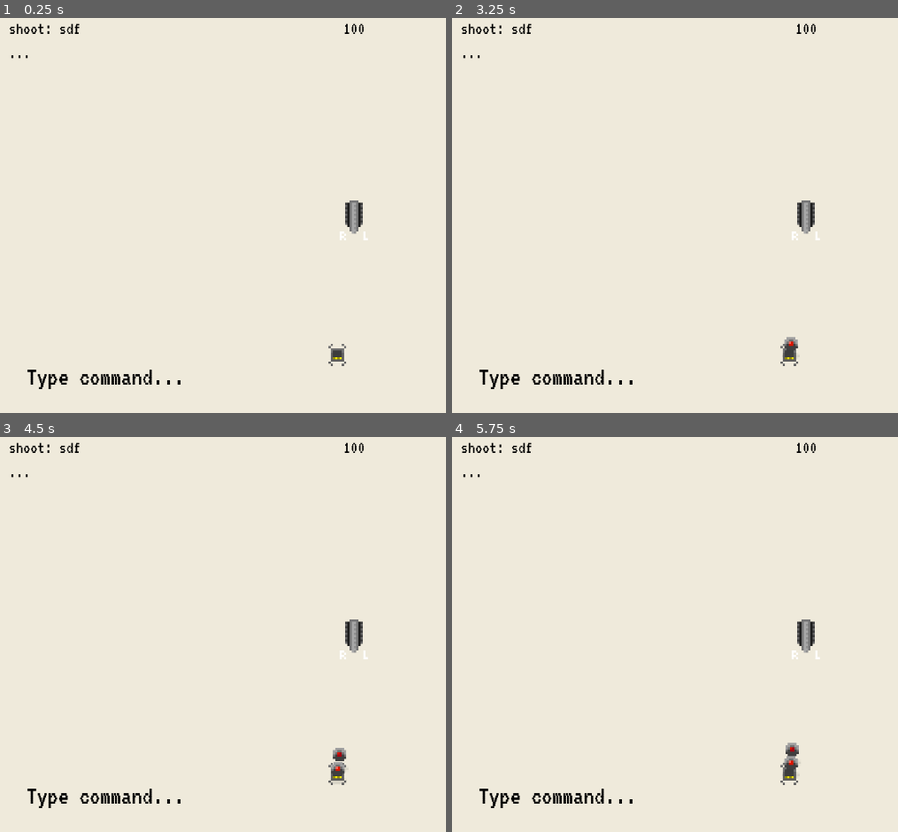
Above: before the commit, frames 1-4 (two rows, left to right).
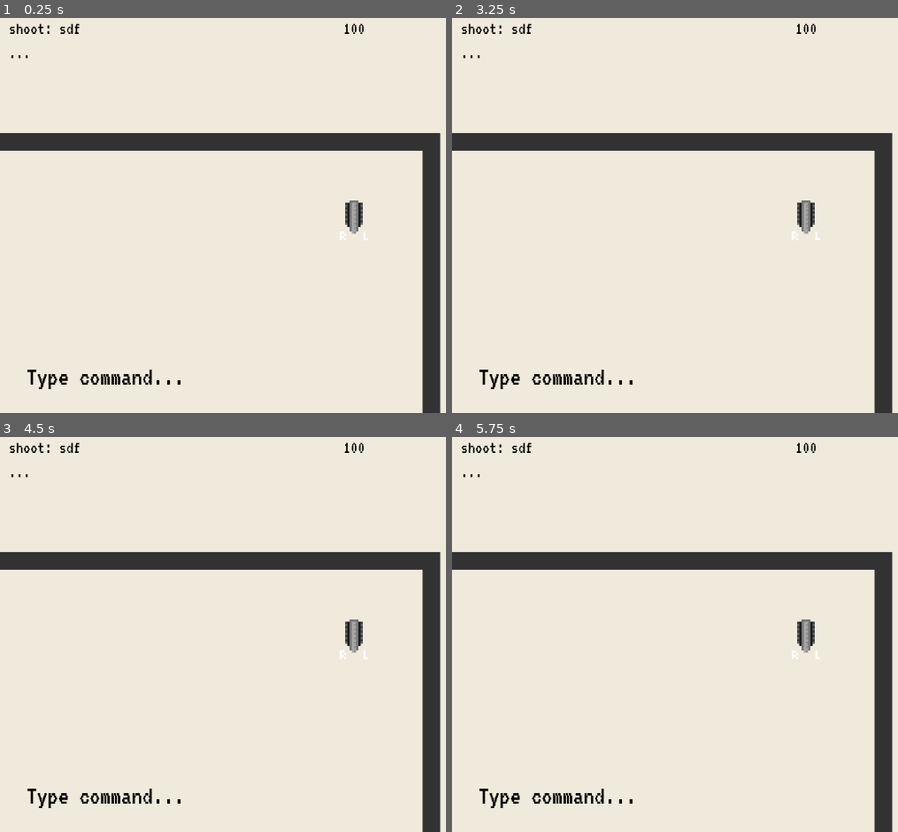
Above: after the commit, the same moments.

Repository: Anudin/LD41
Game: Godot game, scene res://Main.tscn
The game is run twice, just before and just after one commit, with the same random seed, the same clock (stepped at 60 frames per second) and the same inputs.
Inputs:
- Up to frame 1 (0.25 s): no input
- Up to frame 2 (3.25 s): tap Enter at 0.5, 0.6, 2, 2.85 s; tap Space at 0.77, 1.25, 1.52, 2.75, 3.02 s; tap Backspace at 1.35 s; tap Delete at 2.1 s
- Up to frame 3 (4.5 s): tap Backspace at 3.6 s; tap Space at 3.77 s; tap Enter at 4.25 s; tap Delete at 4.35 s
- Up to frame 4 (5.75 s): tap Space at 4.52 s; tap Enter at 5.1 s

The runs differ from the first frame. In frame 1, 7.3% of the frame differs, in the area x 0-99%, y 29-100%; in frame 2, 7.4%; in frame 3, 7.5%; in frame 4, 7.5%.

Commit message:
Add obstacles

Diff:
--- a/AI/AI.tscn
+++ b/AI/AI.tscn
@@ -9,9 +9,8 @@
 [ext_resource path="res://AI/explosion4_bloody.png" type="Texture" id=7]
 [ext_resource path="res://AI/explosion5_bloody .png" type="Texture" id=8]
 [ext_resource path="res://AI/AI.gd" type="Script" id=9]
-[ext_resource path="res://Components/RestrictToScreen.tscn" type="PackedScene" id=10]
-[ext_resource path="res://AI/AttackPlayer.tscn" type="PackedScene" id=11]
-[ext_resource path="res://AI/shadow.png" type="Texture" id=12]
+[ext_resource path="res://AI/AttackPlayer.tscn" type="PackedScene" id=10]
+[ext_resource path="res://AI/shadow.png" type="Texture" id=11]
 
 [sub_resource type="SpriteFrames" id=1]
 
@@ -67,13 +66,9 @@
 script = ExtResource( 9 )
 _sections_unfolded = [ "Offset", "Transform" ]
 
-[node name="RestrictToScreen" parent="." index="0" instance=ExtResource( 10 )]
+[node name="AttackPlayer" parent="." index="0" instance=ExtResource( 10 )]
 
-extend = Vector2( 12, 12 )
-
-[node name="AttackPlayer" parent="." index="1" instance=ExtResource( 11 )]
-
-[node name="Area2D" type="Area2D" parent="." index="2"]
+[node name="Area2D" type="Area2D" parent="." index="1"]
 
 input_pickable = true
 gravity_vec = Vector2( 0, 1 )
@@ -92,21 +87,21 @@
 
 [node name="ExplosionTrigger" type="CollisionShape2D" parent="Area2D" index="1"]
 
-shape = SubResource( 4 )
+shape = SubResource( 3 )
 
-[node name="AnimationPlayer" type="AnimationPlayer" parent="." index="3"]
+[node name="AnimationPlayer" type="AnimationPlayer" parent="." index="2"]
 
 root_node = NodePath("..")
 autoplay = "wobble"
 playback_process_mode = 1
 playback_default_blend_time = 0.0
 playback_speed = 1.0
-anims/wobble = SubResource( 3 )
+anims/wobble = SubResource( 4 )
 blend_times = [  ]
 _sections_unfolded = [ "Playback Options" ]
 
-[node name="Shadow" type="Sprite" parent="." index="4"]
+[node name="Shadow" type="Sprite" parent="." index="3"]
 
-texture = ExtResource( 12 )
+texture = ExtResource( 11 )
 
 [connection signal="area_shape_entered" from="Area2D" to="AttackPlayer" method="_on_area_shape_entered"]
--- a/Main.tscn
+++ b/Main.tscn
@@ -3,7 +3,7 @@
 [ext_resource path="res://Main.gd" type="Script" id=1]
 [ext_resource path="res://fonts/VT323-Regular.ttf" type="DynamicFontData" id=2]
 [ext_resource path="res://TextInput/TextInput.tscn" type="PackedScene" id=3]
-[ext_resource path="res://environment/Tree.tscn" type="PackedScene" id=4]
+[ext_resource path="res://environment/Wall.tscn" type="PackedScene" id=4]
 [ext_resource path="res://Spawns/Spawn.tscn" type="PackedScene" id=5]
 [ext_resource path="res://Player/Player.tscn" type="PackedScene" id=6]
 
@@ -15,12 +15,12 @@
 font_data = ExtResource( 2 )
 _sections_unfolded = [ "Font", "Settings" ]
 
-[node name="Main" type="Node2D" index="0"]
+[node name="Main" type="Node2D"]
 
 script = ExtResource( 1 )
 __meta__ = {
 "_edit_horizontal_guides_": [  ],
-"_edit_vertical_guides_": [ -527.848 ]
+"_edit_vertical_guides_": [  ]
 }
 
 [node name="UI" type="CanvasLayer" parent="." index="0"]
@@ -114,54 +114,27 @@
 
 [node name="Level" type="Node2D" parent="." index="1"]
 
-editor/display_folded = true
+[node name="Wall" parent="Level" index="0" instance=ExtResource( 4 )]
 
-[node name="Tree" parent="Level" index="0" instance=ExtResource( 4 )]
+position = Vector2( 640, -16 )
+width = 1280
 
-visible = false
-position = Vector2( 309.778, 258.723 )
+[node name="Wall2" parent="Level" index="1" instance=ExtResource( 4 )]
 
-[node name="Tree2" parent="Level" index="1" instance=ExtResource( 4 )]
+position = Vector2( 640, 736 )
+width = 1280
 
-visible = false
-position = Vector2( 408.428, 342.166 )
+[node name="Wall3" parent="Level" index="2" instance=ExtResource( 4 )]
 
-[node name="Tree3" parent="Level" index="2" instance=ExtResource( 4 )]
+position = Vector2( -16, 360 )
+height = 790
 
-visible = false
-position = Vector2( 692.232, 149.151 )
+[node name="Wall4" parent="Level" index="3" instance=ExtResource( 4 )]
 
-[node name="Tree4" parent="Level" index="3" instance=ExtResource( 4 )]
+position = Vector2( 1296, 360 )
+height = 790
 
-visible = false
-position = Vector2( 589.696, 402.778 )
-
-[node name="Tree5" parent="Level" index="4" instance=ExtResource( 4 )]
-
-visible = false
-position = Vector2( 1158.59, 176.91 )
-
-[node name="Tree6" parent="Level" index="5" instance=ExtResource( 4 )]
-
-visible = false
-position = Vector2( 819.924, 200.968 )
-
-[node name="Tree7" parent="Level" index="6" instance=ExtResource( 4 )]
-
-visible = false
-position = Vector2( 1137.47, 528.62 )
-
-[node name="Tree8" parent="Level" index="7" instance=ExtResource( 4 )]
-
-visible = false
-position = Vector2( 830.276, 589.69 )
-
-[node name="Tree9" parent="Level" index="8" instance=ExtResource( 4 )]
-
-visible = false
-position = Vector2( 319.598, 436.548 )
-
-[node name="Spawn" parent="Level" index="9" instance=ExtResource( 5 )]
+[node name="Spawn" parent="Level" index="4" instance=ExtResource( 5 )]
 
 position = Vector2( 638.946, 615.432 )
 
@@ -171,10 +144,11 @@
 
 [node name="Player" parent="." index="4" instance=ExtResource( 6 )]
 
-position = Vector2( 668.527, 360 )
+position = Vector2( 1156.39, 114.419 )
 
-[node name="PlayerCamera" type="Camera2D" parent="Player" index="5"]
+[node name="PlayerCamera" type="Camera2D" parent="Player" index="4"]
 
+visible = false
 scale = Vector2( 0.25, 0.25 )
 anchor_mode = 1
 rotating = false
--- a/Player/Bullet.gd
+++ b/Player/Bullet.gd
@@ -3,7 +3,7 @@
 var AI = preload("res://AI/AI.gd")
 
 var direction = Vector2(0,0)
-var speed = 600
+var speed = 800
 
 func _ready():
 	# Called every time the node is added to the scene.
@@ -20,6 +20,7 @@
 	queue_free()
 
 func _on_area_shape_entered(area_id, area, area_shape, self_shape):
-	if area.get_parent().name == "AI" and area_shape == area.get_parent().collider_id:
+	if (area.get_parent().name == "AI" and area_shape == area.get_parent().collider_id) or \
+	area.is_in_group("walls"):
 		$Area2D/CollisionShape2D.disabled = true
 		queue_free()
--- a/Player/Player.gd
+++ b/Player/Player.gd
@@ -8,6 +8,7 @@
 
 var direction = Vector2(0,1)
 var velocity = Vector2(0,0)
+var last_position
 
 var health = 100
 
@@ -15,7 +16,13 @@
 	emit_signal("health_changed", health)
 
 func _process(delta):
+	last_position = position
 	position += velocity * delta
+
+	if velocity != Vector2(0,0):
+		play("default")
+	else:
+		stop()
 
 func _on_text_command(command):
 	movement(command)
@@ -40,17 +47,14 @@
 	elif command == "stop":
 		velocity = Vector2(0,0)
 
-	if velocity != Vector2(0,0):
-		play("default")
-	else:
-		stop()
-
 	$right_marker.global_rotation = 0
 	$left_marker.global_rotation = 0
-
-func _on_screen_collision():
-	pass
 
 func _on_hit():
 	health -= 25
 	emit_signal("health_changed", health)
+
+func _on_area_shape_entered(area_id, area, area_shape, self_shape):
+	if area.is_in_group("walls"):
+		position = last_position
+		velocity = Vector2(0,0)
--- a/Player/Player.tscn
+++ b/Player/Player.tscn
@@ -1,12 +1,11 @@
-[gd_scene load_steps=10 format=2]
+[gd_scene load_steps=9 format=2]
 
 [ext_resource path="res://Player/player0.png" type="Texture" id=1]
 [ext_resource path="res://Player/player1.png" type="Texture" id=2]
 [ext_resource path="res://Player/Player.gd" type="Script" id=3]
-[ext_resource path="res://Components/RestrictToScreen.tscn" type="PackedScene" id=4]
-[ext_resource path="res://Player/debug_arrow.png" type="Texture" id=5]
-[ext_resource path="res://Player/right_marker.png" type="Texture" id=6]
-[ext_resource path="res://Player/left_marker.png" type="Texture" id=7]
+[ext_resource path="res://Player/debug_arrow.png" type="Texture" id=4]
+[ext_resource path="res://Player/right_marker.png" type="Texture" id=5]
+[ext_resource path="res://Player/left_marker.png" type="Texture" id=6]
 
 [sub_resource type="SpriteFrames" id=1]
 
@@ -22,7 +21,7 @@
 custom_solver_bias = 0.0
 extents = Vector2( 4.02826, 7.48546 )
 
-[node name="Player" type="AnimatedSprite" index="0"]
+[node name="Player" type="AnimatedSprite"]
 
 scale = Vector2( 4, 4 )
 frames = SubResource( 1 )
@@ -31,11 +30,7 @@
 script = ExtResource( 3 )
 _sections_unfolded = [ "Offset", "Transform", "Visibility" ]
 
-[node name="RestrictToScreen" parent="." index="0" instance=ExtResource( 4 )]
-
-extend = Vector2( 16, 20 )
-
-[node name="Area2D" type="Area2D" parent="." index="1"]
+[node name="Area2D" type="Area2D" parent="." index="0"]
 
 position = Vector2( 0.0863914, 0.712502 )
 input_pickable = true
@@ -45,28 +40,31 @@
 angular_damp = 1.0
 audio_bus_override = false
 audio_bus_name = "Master"
+_sections_unfolded = [ "Collision" ]
 
 [node name="CollisionShape2D" type="CollisionShape2D" parent="Area2D" index="0"]
 
 position = Vector2( -0.0484276, 0.67799 )
 shape = SubResource( 2 )
 
-[node name="DebugArrow" type="Sprite" parent="." index="2"]
+[node name="DebugArrow" type="Sprite" parent="." index="1"]
 
 visible = false
 position = Vector2( 0.0179672, 0.0113721 )
 rotation = 1.5708
 scale = Vector2( 0.5, 0.5 )
-texture = ExtResource( 5 )
+texture = ExtResource( 4 )
 offset = Vector2( 7.01266, 0.0802631 )
 _sections_unfolded = [ "Transform" ]
 
-[node name="right_marker" type="Sprite" parent="." index="3"]
+[node name="right_marker" type="Sprite" parent="." index="2"]
 
 position = Vector2( -5.0389, 9.92342 )
+texture = ExtResource( 5 )
+
+[node name="left_marker" type="Sprite" parent="." index="3"]
+
+position = Vector2( 5.20377, 9.93085 )
 texture = ExtResource( 6 )
 
-[node name="left_marker" type="Sprite" parent="." index="4"]
-
-position = Vector2( 5.20377, 9.93085 )
-texture = ExtResource( 7 )
+[connection signal="area_shape_entered" from="Area2D" to="." method="_on_area_shape_entered"]
--- /dev/null
+++ b/environment/Wall.gd
@@ -0,0 +1,30 @@
+tool
+
+extends Area2D
+
+export var width = 32 setget set_width
+export var height = 32 setget set_height
+
+func _ready():
+	var collider = RectangleShape2D.new()
+	collider.extents = Vector2(width / 2, height / 2)
+
+	var owner_id = create_shape_owner(self)
+	shape_owner_add_shape(owner_id, collider)
+
+#func _process(delta):
+#	# Called every frame. Delta is time since last frame.
+#	# Update game logic here.
+#	pass
+
+func set_width(value):
+	width = value
+
+	if has_node("Sprite"):
+		$Sprite.scale.x = value / 16
+
+func set_height(value):
+	height = value
+
+	if has_node("Sprite"):
+		$Sprite.scale.y = value / 16
--- /dev/null
+++ b/environment/Wall.tscn
@@ -0,0 +1,28 @@
+[gd_scene load_steps=3 format=2]
+
+[ext_resource path="res://environment/Wall.gd" type="Script" id=1]
+[ext_resource path="res://environment/wall.png" type="Texture" id=2]
+
+[node name="Wall" type="Area2D" index="0" groups=[
+"walls",
+]]
+
+input_pickable = true
+gravity_vec = Vector2( 0, 1 )
+gravity = 98.0
+linear_damp = 0.1
+angular_damp = 1.0
+collision_layer = 8
+collision_mask = 5
+audio_bus_override = false
+audio_bus_name = "Master"
+script = ExtResource( 1 )
+_sections_unfolded = [ "Collision", "Transform" ]
+width = 32
+height = 32
+
+[node name="Sprite" type="Sprite" parent="." index="0"]
+
+scale = Vector2( 2, 2 )
+texture = ExtResource( 2 )
+_sections_unfolded = [ "Transform" ]
Not shown: 2 places in AI/AI.tscn that only renumber resources
Binary file added: environment/wall.png
Not shown, added: environment/wall.png.import
